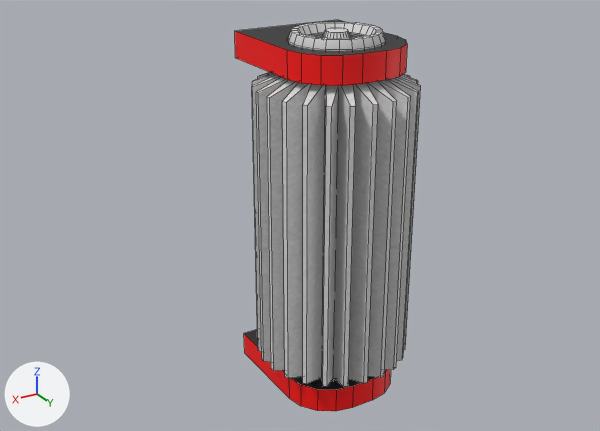
What one commit did to the FBX model Assets/reactor.fbx.
Both versions are drawn from a 50 mm camera at (0.0041, 0.0062, 0.00325) aimed at (0.00025, -0.00022, 0.00005). Every picture has the same lights, and +X, +Y and +Z are marked at lower left. Both versions are drawn at frame 2 of the action 'Default Take'; the numbers are the values there. Mesh edges are drawn as thin lines.

Script lines for the objects in view, before the commit:
```python
me_reactor = bpy.data.meshes.new('reactor')
me_reactor.from_pydata(...)  # 432 vertices, 410 faces; spans x -0.076..0.076, y -0.076..0.076, z -0.186..0.186
me_reactor.materials.append(mat_reactor__reactor_png)  # picture img_reactor_png
me_reactor_fixer = bpy.data.meshes.new('reactor-fixer')
me_reactor_fixer.from_pydata(...)  # 48 vertices, 28 faces; spans x -0.104..0.039, y -0.177..0.177, z -0.058..0.058
me_reactor_fixer.materials.append(mat_reactor__reactor_png)  # picture img_reactor_png
ob_reactor = bpy.data.objects.new('reactor', me_reactor)
ob_reactor.location = (0.0, 0.0, 0.0)
ob_reactor.rotation_euler = (0.0, 0.0, 3.142)  # degrees (0, 0, 180)
ob_reactor.scale = (0.01, 0.01, 0.01)
ob_reactor_fixer = bpy.data.objects.new('reactor-fixer', me_reactor_fixer)
ob_reactor_fixer.parent = ob_reactor
ob_reactor_fixer.location = (0.0, -0.0189, 0.0)
ob_reactor_fixer.rotation_euler = (1.571, 0.0, -1.571)  # degrees (90, 0, -90)
```
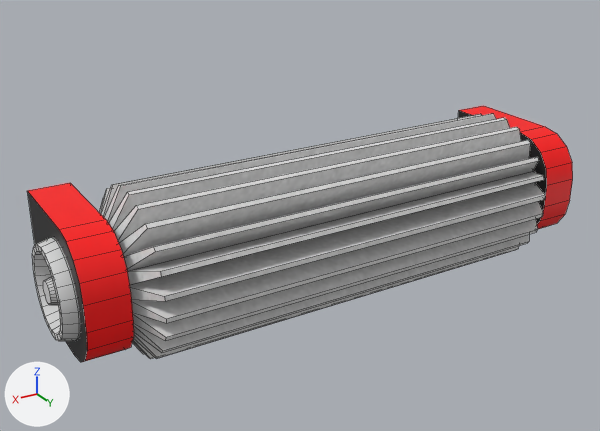
What differs and where, as boxes [x1, y1, x2, y2] in the pictures (600 x 431 px):
'reactor', reshaped (202% wider, 33% shorter): before [252, 22, 421, 386]; after [32, 114, 545, 359]
'reactor-fixer', reshaped, turned: before [235, 20, 407, 411]; after [27, 106, 573, 362]

Patch to the scene script:
```diff
--- a/Assets/reactor.fbx.py
+++ b/Assets/reactor.fbx.py
@@ me_reactor @@
 me_reactor.from_pydata(...)  # 432 vertices, 410 faces; spans x -0.076..0.076, y -0.076..0.076, z -0.186..0.186
 # used by ob_reactor; location = (0.0, 0.0, 0.0); rotation_euler = (0.0, 0.0, 3.142), in degrees (0, 0, 180); scale = (0.01, 0.01, 0.01)
+# me_reactor part 2: the whole mesh is multiplied about its middle by the matrix ((0.0, 0.0, 1.5), (0.0, 1.0, 0.0), (-1.0, 0.0, 0.0))
 me_reactor.materials.append(mat_reactor__reactor_png)
@@ me_reactor_fixer @@
 me_reactor_fixer.from_pydata(...)  # 48 vertices, 28 faces; spans x -0.104..0.039, y -0.177..0.177, z -0.058..0.058
 # used by ob_reactor_fixer; parent = ob_reactor; location = (0.0, -0.0189, 0.0); rotation_euler = (1.571, 0.0, -1.571), in degrees (90, 0, -90)
+# me_reactor_fixer part 1: the whole mesh is multiplied about the mesh origin by the matrix ((0.0, 1.5, 0.0), (-1.0, 0.0, 0.0), (0.0, 0.0, 1.0))
 me_reactor_fixer.materials.append(mat_reactor__reactor_png)
@@ ob_reactor_fixer @@
 ob_reactor_fixer.location = (0.0, -0.0189, 0.0)
-ob_reactor_fixer.rotation_euler = (1.571, 0.0, -1.571)  # degrees (90, 0, -90)
```
